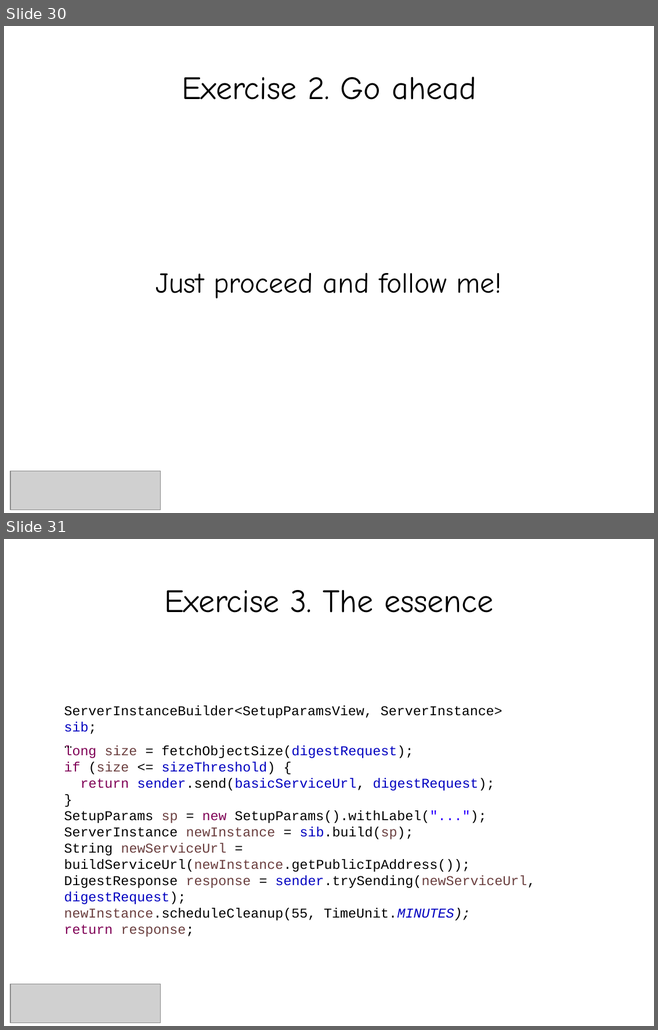
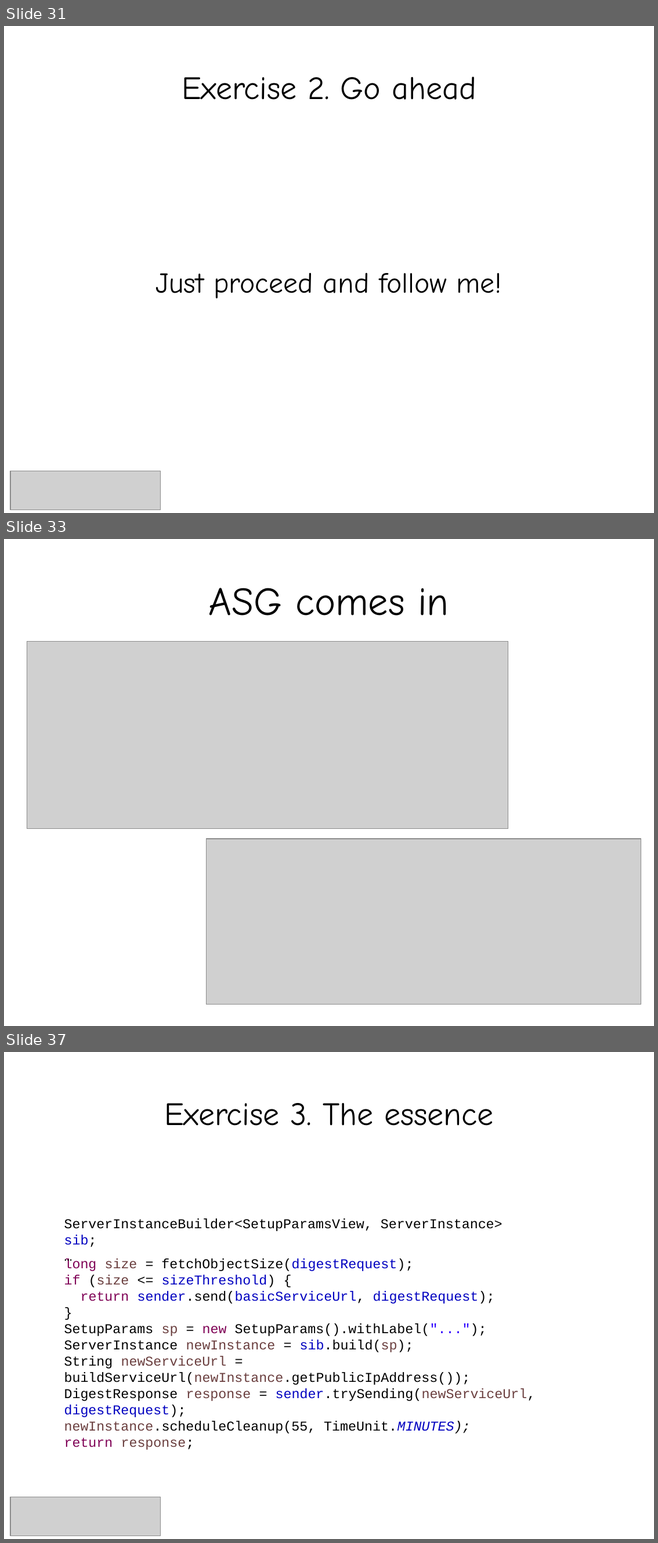
Before and after one commit to smolnik/diagrams, a slide deck: presentations/aws_ha_workshops.pptx. Shown one above the other, each under a label of ours: slides 30 and 31 before the commit, slides 31, 33 and 37 after it; the slides between them are not shown. The pictures are 658x1030 and 658x1543 pixels, drawn with LibreOffice and Linux fonts; fonts in the diff are those of the drawing; grey boxes stand for pictures. Boxes give left, top, right and bottom in pixels: in the first picture for what was removed or moved away, otherwise in the second. Text is boxed around its words. In the diff, an @@ line names an element or a change of style, - is before the commit and + after.

```diff
--- a/presentations/aws_ha_workshops.pptx
+++ b/presentations/aws_ha_workshops.pptx
@@ slide 33 added at [4,539,654,1026], background #FFFFFF @@
@@ title added at [209,588,448,616], 44 pt, text #000000 @@
+ASG comes in
@@ picture added at [27,642,507,829] @@
@@ picture added at [206,839,641,1005] @@
@@ what was slide 30 is now slide 31 @@
@@ what was slide 31 is now slide 37 @@
```
Also in this commit, not shown: 2 slides changed, 5 other slides added.
